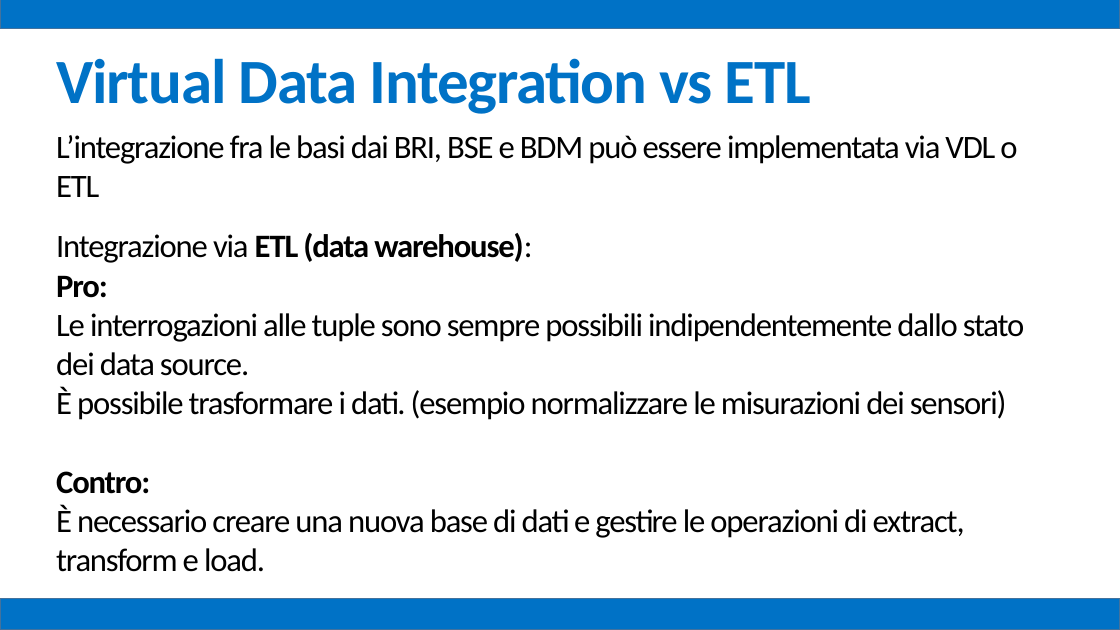
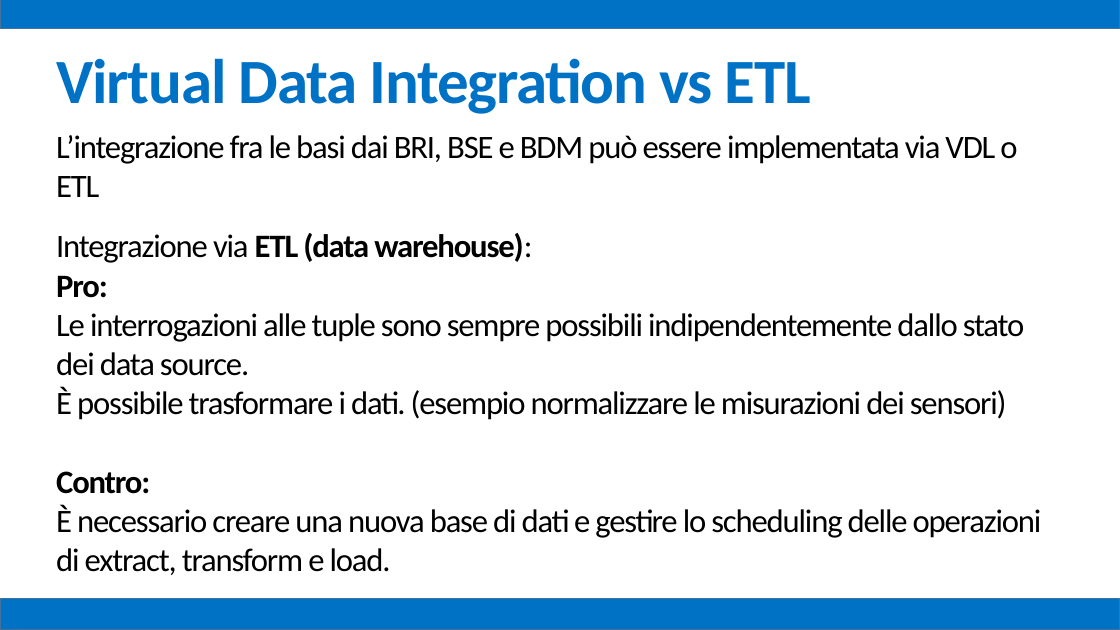
Before and after one commit to mz1991/ProgettoFebbraio2015, a slide deck: slide 66 of Febbraio 2015.pptx. Drawn at 1120x630 pixels with LibreOffice and Linux fonts; fonts in the diff are those of the drawing. Boxes give left, top, right and bottom in pixels: in the first picture for what was removed or moved away, otherwise in the second. Text is boxed around its words. In the diff, an @@ line names an element or a change of style, - is before the commit and + after.

```diff
--- a/Febbraio 2015.pptx
+++ b/Febbraio 2015.pptx
@@ text at [56,505,1042,575]: text changed @@
-È necessario creare una nuova base di dati e gestire le operazioni di extract, transform e load.
+È necessario creare una nuova base di dati e gestire lo scheduling delle operazioni di extract, transform e load.
```
Also in this commit, not shown: 12 other slides changed, 5 other files.
